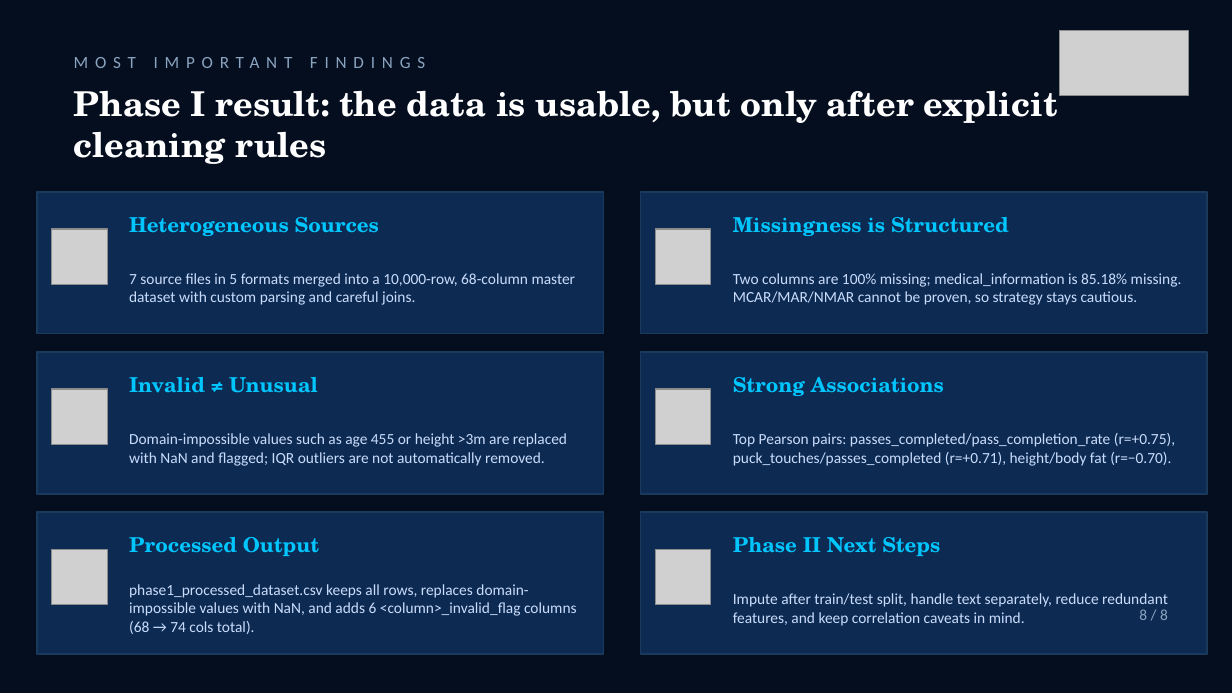
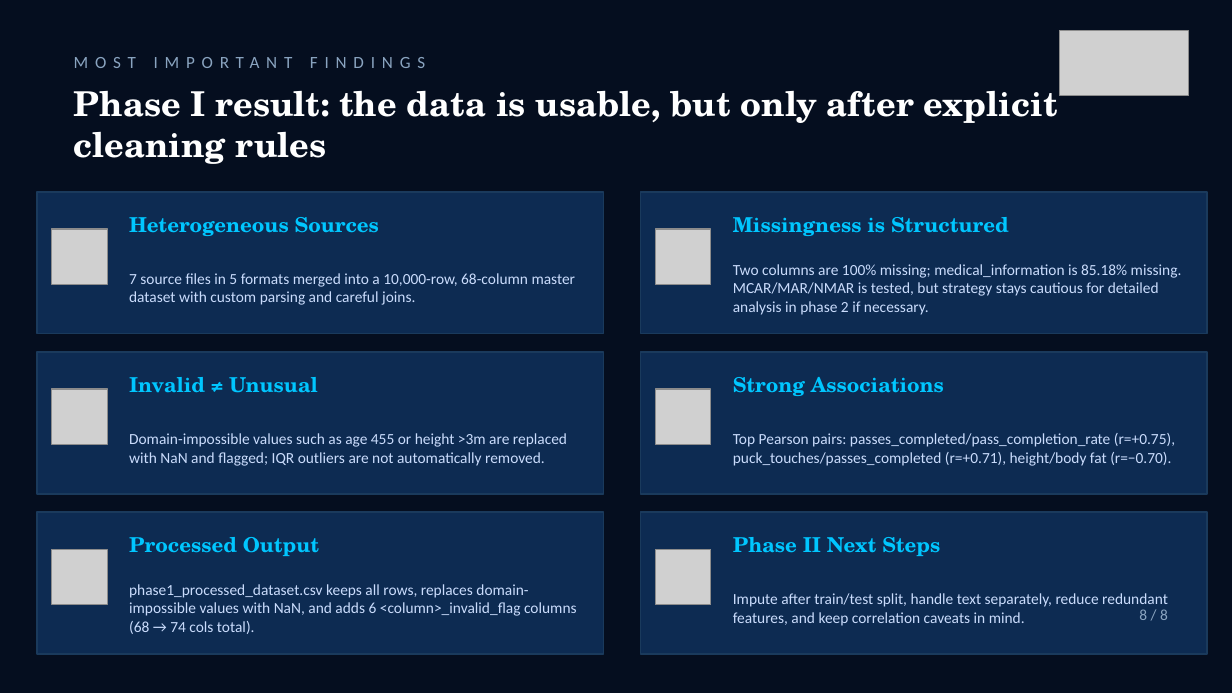
Before and after one commit to Upsitesdown/KDDM1, a slide deck: slide 9 of phase1_presentation_finalversion.pptx. Drawn at 1232x693 pixels with LibreOffice and Linux fonts; fonts in the diff are those of the drawing; grey boxes stand for pictures. Boxes give left, top, right and bottom in pixels: in the first picture for what was removed or moved away, otherwise in the second. Text is boxed around its words. In the diff, an @@ line names an element or a change of style, - is before the commit and + after.

Commit message:
small update in powerpoint

```diff
--- a/phase1_presentation_finalversion.pptx
+++ b/phase1_presentation_finalversion.pptx
@@ text at <box>733,264,1182,315</box>: text changed @@
-Two columns are 100% missing; medical_information is 85.18% missing. MCAR/MAR/NMAR cannot be proven, so strategy stays cautious.
+Two columns are 100% missing; medical_information is 85.18% missing. MCAR/MAR/NMAR is tested, but strategy stays cautious for detailed analysis in phase 2 if necessary.
```
Also in this commit, not shown: 1 other slide changed.
